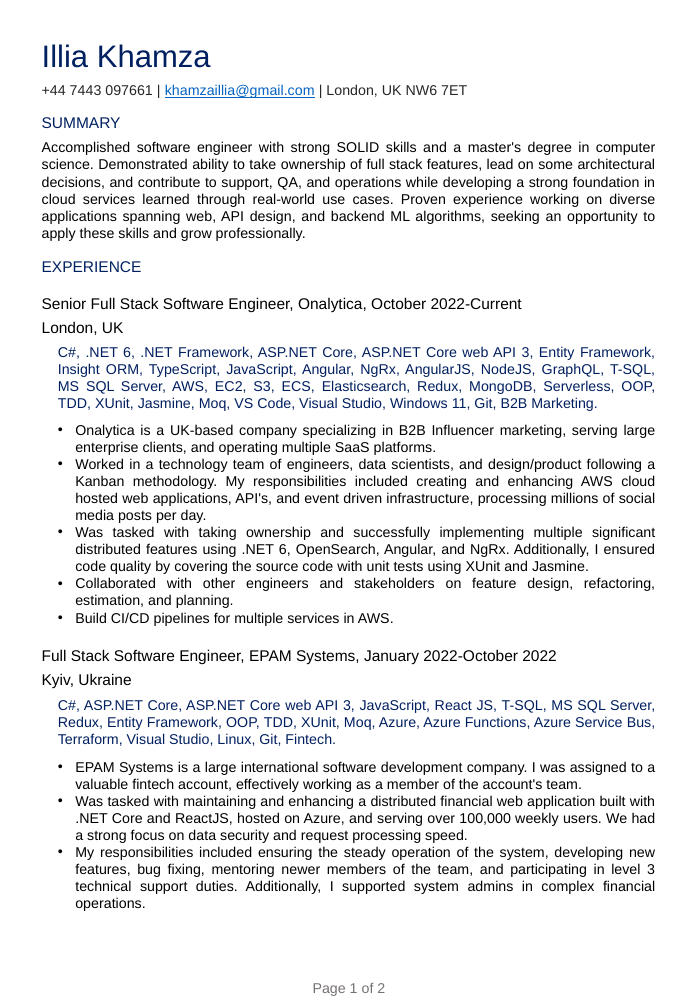
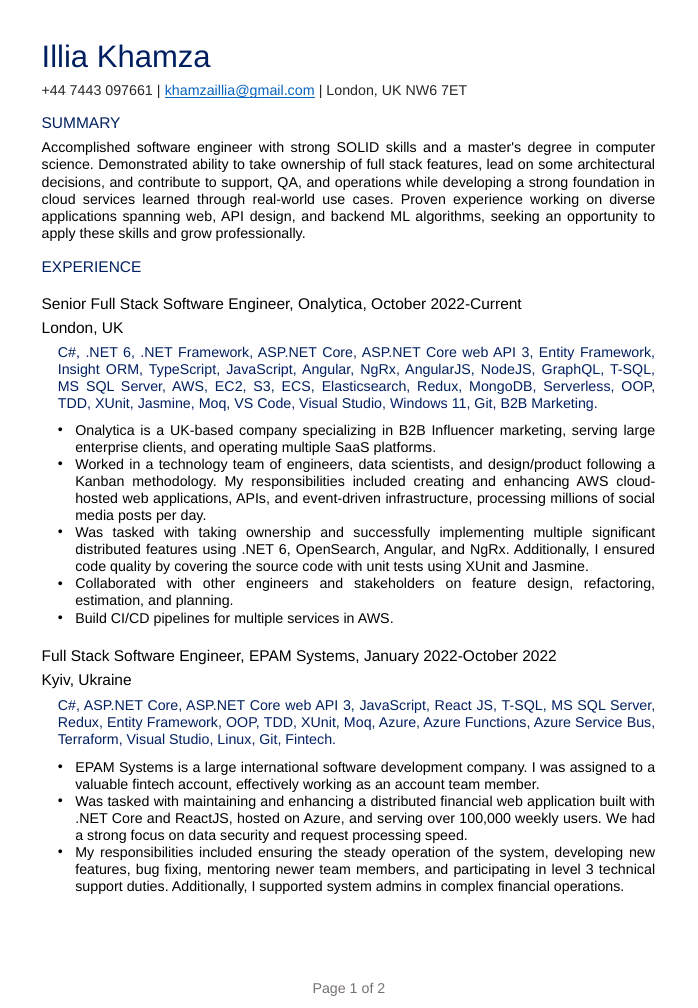
Before and after one commit to khamzakhamzakhamza/cv, a slide deck: slide 1 of Illia Khamza CV 2024.pptx. Drawn at 698x1008 pixels with LibreOffice and Linux fonts; fonts in the diff are those of the drawing. Boxes give left, top, right and bottom in pixels: in the first picture for what was removed or moved away, otherwise in the second. Text is boxed around its words. In the diff, an @@ line names an element or a change of style, - is before the commit and + after.

```diff
--- a/Illia Khamza CV 2024.pptx
+++ b/Illia Khamza CV 2024.pptx
@@ text at box(75, 458, 655, 523): text changed @@
-• Worked in a technology team of engineers, data scientists, and design/product following a Kanban methodology. My responsibilities included creating and enhancing AWS cloud hosted web applications, API's, and event driven infrastructure, processing millions of social media posts per day.
+• Worked in a technology team of engineers, data scientists, and design/product following a Kanban methodology. My responsibilities included creating and enhancing AWS cloud-hosted web applications, APIs, and event-driven infrastructure, processing millions of social media posts per day.
@@ text at box(75, 761, 655, 792): text changed @@
-• EPAM Systems is a large international software development company. I was assigned to a valuable fintech account, effectively working as a member of the account's team.
+• EPAM Systems is a large international software development company. I was assigned to a valuable fintech account, effectively working as an account team member.
@@ text at box(75, 846, 655, 894): text changed @@
-• My responsibilities included ensuring the steady operation of the system, developing new features, bug fixing, mentoring newer members of the team, and participating in level 3 technical support duties. Additionally, I supported system admins in complex financial operations.
+• My responsibilities included ensuring the steady operation of the system, developing new features, bug fixing, mentoring newer team members, and participating in level 3 technical support duties. Additionally, I supported system admins in complex financial operations.
```
Also in this commit, not shown: 1 other slide changed, 1 other file.
